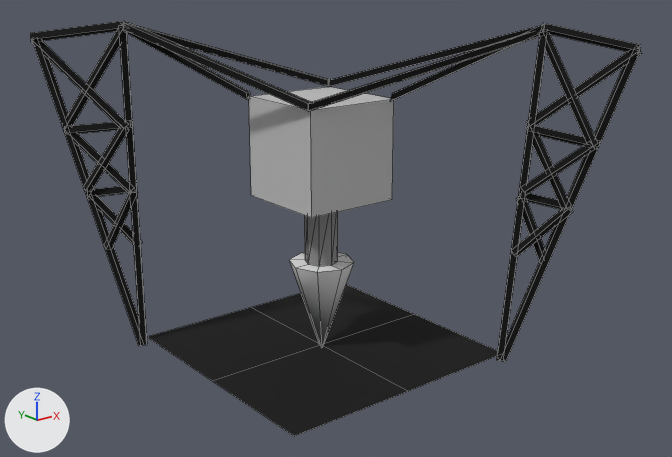
An edit to the OBJ model assets/buildings/Miner.obj, drawn before and after from the same camera.
Both versions are drawn from a camera (50 mm lens) standing at (-8.23, -10.65, 6.22) and looking at (0.15, -0.17, 2.03). Arrows for +X, +Y and +Z are at lower left; the lights stay in place. Mesh edges are drawn as thin lines. Where no turn or scale is listed for an object, it has been applied to the vertices.

Before the edit, the objects in view are built like this:
```python
mat_puredarkgray = principled_material('PureDarkGray')
mat_puredarkgray.base_color = (0.251, 0.251, 0.251)  # grey #898989
mat_puredarkgray.roughness = 1.0
mat_puregray = principled_material('PureGray')
mat_puregray.base_color = (0.498, 0.498, 0.498)  # grey #bbbbbb
mat_puregray.roughness = 1.0
me_miner = bpy.data.meshes.new('Miner')
me_miner.from_pydata(...)  # 259 vertices, 226 faces; spans x -3.11..3.49, y -2.96..2.96, z -0.03..5.07
# faces by material slot: [172, 6, 16, 32]
me_miner.materials.append(mat_pureblack)  # black #000000
me_miner.materials.append(mat_puregray)  # grey #bbbbbb
me_miner.materials.append(mat_purelightgray)  # white #e5e5e5
me_miner.materials.append(mat_puredarkgray)  # grey #898989
ob_miner = bpy.data.objects.new('Miner', me_miner)
ob_miner.location = (0.0, 0.0, 0.0)
```
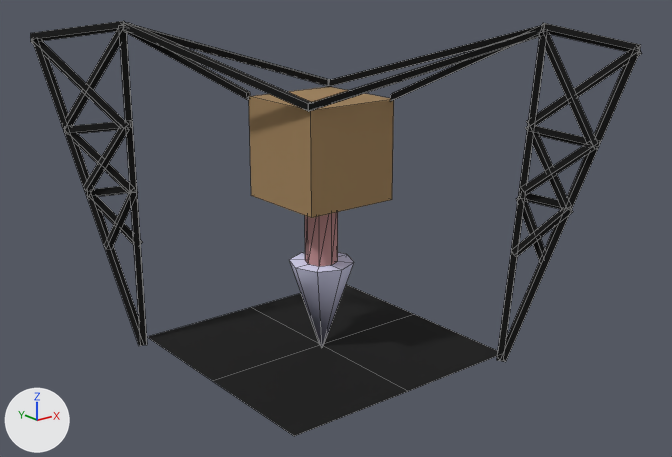
What differs and where, as boxes (x1, y1, x2, y2) in the pictures (672 x 457 px):
'Miner', recoloured (grey to brown): (246, 84, 396, 332) in both

The change, as a list of edits to the scene's bpy script:
```text
Change mat_puregray:
    mat_puregray.base_color: (0.498, 0.498, 0.498) -> (0.35, 0.22, 0.1)  # grey #bbbbbb -> brown #a08159
Change mat_puredarkgray:
    mat_puredarkgray.base_color: (0.251, 0.251, 0.251) -> (0.5, 0.25, 0.25)  # grey #898989 -> pink #bc8989
```
